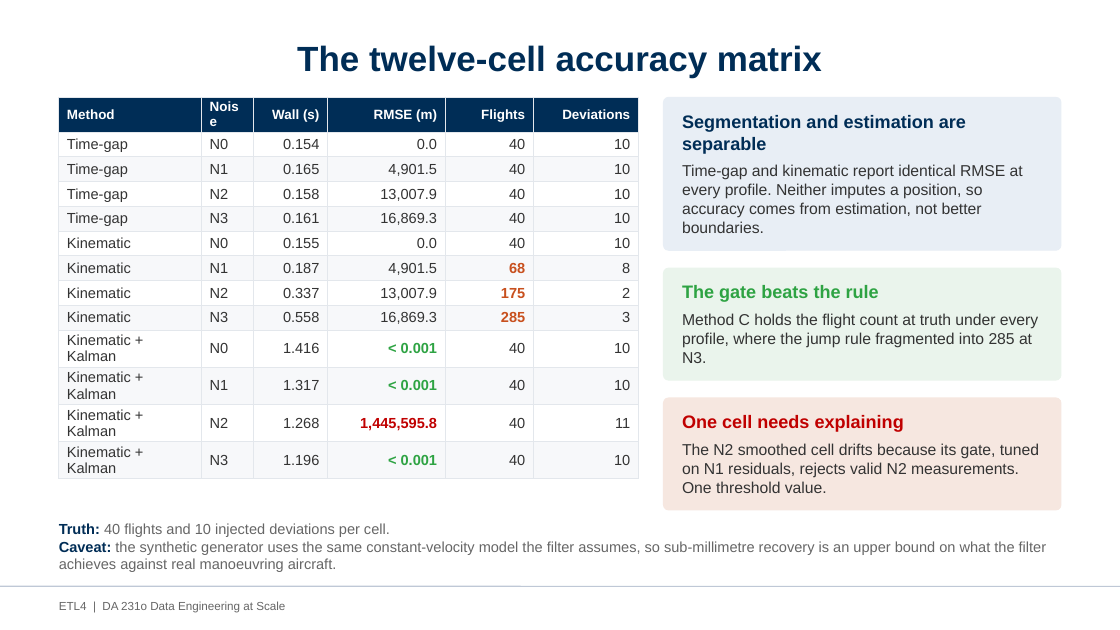
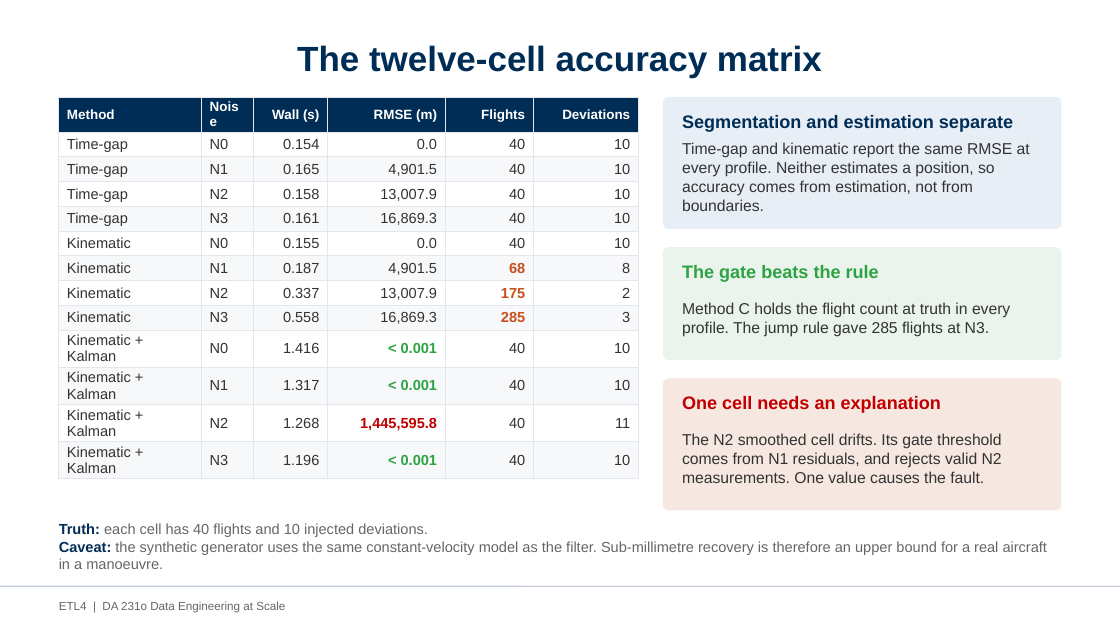
Before and after one commit to AvinashKompalli/Clean-Flight-Paths-from-Noisy-Aircraft-Data-at-Scale, a slide deck: slide 16 of etl4/docs/ETL4_Project_Presentation.pptx (slide 15 before the commit). Drawn at 1120x630 pixels with LibreOffice and Linux fonts; fonts in the diff are those of the drawing. Boxes give left, top, right and bottom in pixels: in the first picture for what was removed or moved away, otherwise in the second. Text is boxed around its words. In the diff, an @@ line names an element or a change of style, - is before the commit and + after.

```diff
--- a/etl4/docs/ETL4_Project_Presentation.pptx
+++ b/etl4/docs/ETL4_Project_Presentation.pptx
@@ rounded rectangle at [664, 97, 1061, 229]: proportions changed @@
@@ rounded rectangle: place and size @@
-rounded rectangle at [664, 97, 1061, 250]
+rounded rectangle at [664, 97, 1061, 229]
@@ text at [682, 115, 1013, 132]: text changed @@
-Segmentation and estimation are separable
+Segmentation and estimation separate
@@ text at [682, 142, 1030, 211]: text changed @@
-Time-gap and kinematic report identical RMSE at every profile. Neither imputes a position, so accuracy comes from estimation, not better boundaries.
+Time-gap and kinematic report the same RMSE at every profile. Neither estimates a position, so accuracy comes from estimation, not from boundaries.
@@ rounded rectangle: place and size @@
-rounded rectangle at [664, 268, 1061, 380]
+rounded rectangle at [664, 248, 1061, 360]
@@ text "The gate beats the rule": place and size @@
-text "The gate beats the rule" at [682, 285, 879, 302]
+text "The gate beats the rule" at [682, 265, 879, 282]
@@ text at [682, 302, 1010, 337]: text changed @@
-Method C holds the flight count at truth under every profile, where the jump rule fragmented into 285 at N3.
+Method C holds the flight count at truth in every profile. The jump rule gave 285 flights at N3.
@@ rounded rectangle: place and size @@
-rounded rectangle at [664, 398, 1061, 510]
+rounded rectangle at [664, 379, 1061, 510]
@@ rounded rectangle at [664, 379, 1061, 510]: proportions changed @@
@@ text at [682, 396, 941, 413]: text changed @@
-One cell needs explaining
+One cell needs an explanation
@@ text at [682, 433, 1002, 483]: text changed @@
-The N2 smoothed cell drifts because its gate, tuned on N1 residuals, rejects valid N2 measurements. One threshold value.
+The N2 smoothed cell drifts. Its gate threshold comes from N1 residuals, and rejects valid N2 measurements. One value causes the fault.
@@ text at [59, 523, 1047, 569]: text changed @@
-Truth: 40 flights and 10 injected deviations per cell.
-Caveat: the synthetic generator uses the same constant-velocity model the filter assumes, so sub-millimetre recovery is an upper bound on what the filter achieves against real manoeuvring aircraft.
+Truth: each cell has 40 flights and 10 injected deviations.
+Caveat: the synthetic generator uses the same constant-velocity model as the filter. Sub-millimetre recovery is therefore an upper bound for a real aircraft in a manoeuvre.
```
Also in this commit, not shown: 14 other slides changed, 3 slides added, 1 slide removed, 1 other file.
